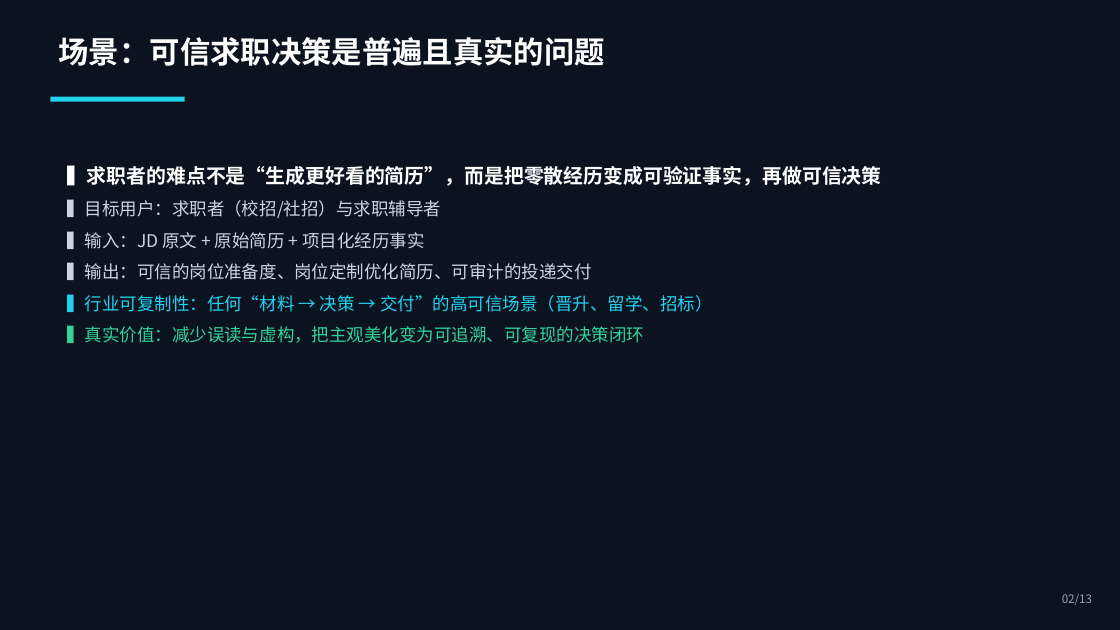
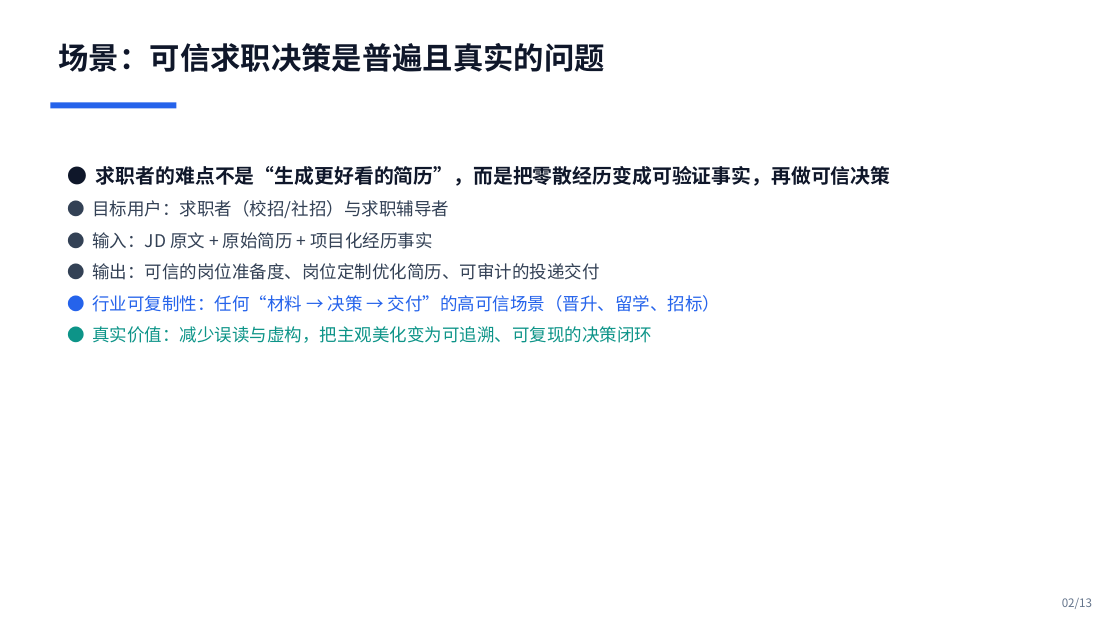
Before and after one commit to yingchao4399/resume-expert, a slide deck: slide 2 of competition/initial/01-solution-deck.pptx. Drawn at 1120x630 pixels with LibreOffice and Linux fonts; fonts in the diff are those of the drawing. Boxes give left, top, right and bottom in pixels: in the first picture for what was removed or moved away, otherwise in the second. Text is boxed around its words. In the diff, an @@ line names an element or a change of style, - is before the commit and + after.

```diff
--- a/competition/initial/01-solution-deck.pptx
+++ b/competition/initial/01-solution-deck.pptx
@@ rectangle removed at bbox=[0, 0, 1120, 630] @@
@@ text "场景：可信求职决策是普遍且真实的问题" at bbox=[59, 43, 605, 72]: text colour #FFFFFF to #0F172A @@
@@ rectangle: place and size @@
-rectangle at bbox=[50, 97, 185, 102]
+rectangle at bbox=[50, 103, 176, 108]
@@ rectangle at bbox=[50, 103, 176, 108]: fill #22D3EE to #2563EB @@
@@ text at bbox=[92, 166, 891, 343]: text changed; text colour #CBD5E1 to #334155 @@
-▍求职者的难点不是“生成更好看的简历”，而是把零散经历变成可验证事实，再做可信决策
-▍目标用户：求职者（校招/社招）与求职辅导者
-▍输入：JD 原文 + 原始简历 + 项目化经历事实
-▍输出：可信的岗位准备度、岗位定制优化简历、可审计的投递交付
-▍行业可复制性：任何“材料 → 决策 → 交付”的高可信场景（晋升、留学、招标）
-▍真实价值：减少误读与虚构，把主观美化变为可追溯、可复现的决策闭环
+● 求职者的难点不是“生成更好看的简历”，而是把零散经历变成可验证事实，再做可信决策
+● 目标用户：求职者（校招/社招）与求职辅导者
+● 输入：JD 原文 + 原始简历 + 项目化经历事实
+● 输出：可信的岗位准备度、岗位定制优化简历、可审计的投递交付
+● 行业可复制性：任何“材料 → 决策 → 交付”的高可信场景（晋升、留学、招标）
+● 真实价值：减少误读与虚构，把主观美化变为可追溯、可复现的决策闭环
@@ text "02/13" at bbox=[1062, 598, 1092, 609]: text colour #94A3B8 to #64748B @@
```
Also in this commit, not shown: 12 other slides changed, 9 other files.
